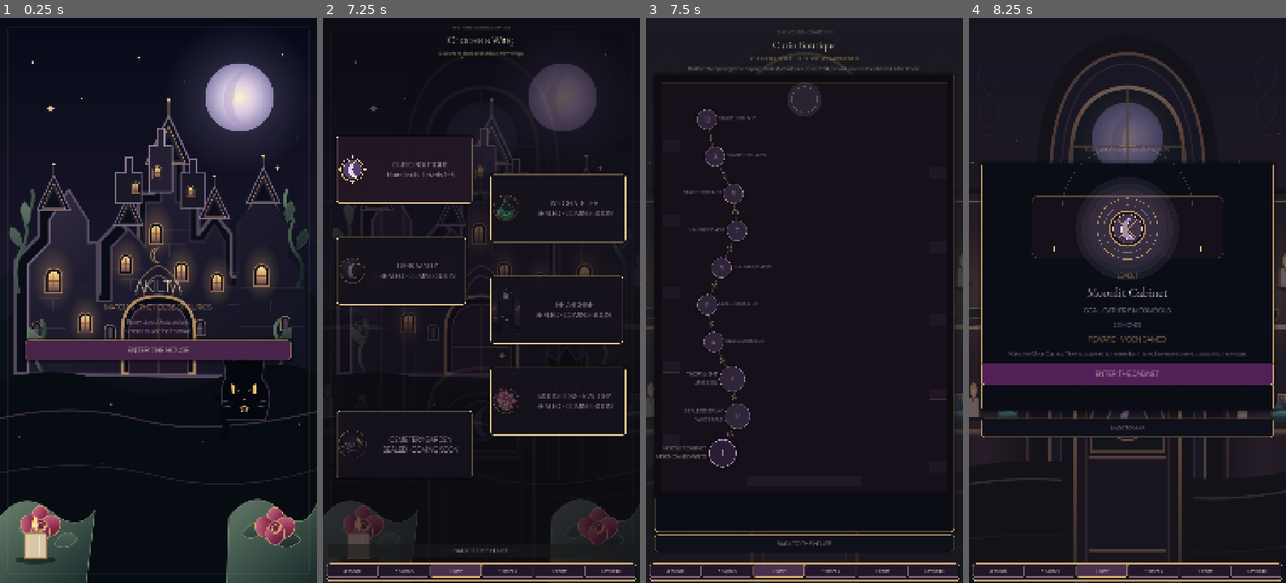
Above: before the commit, frames 1-4 (left to right).
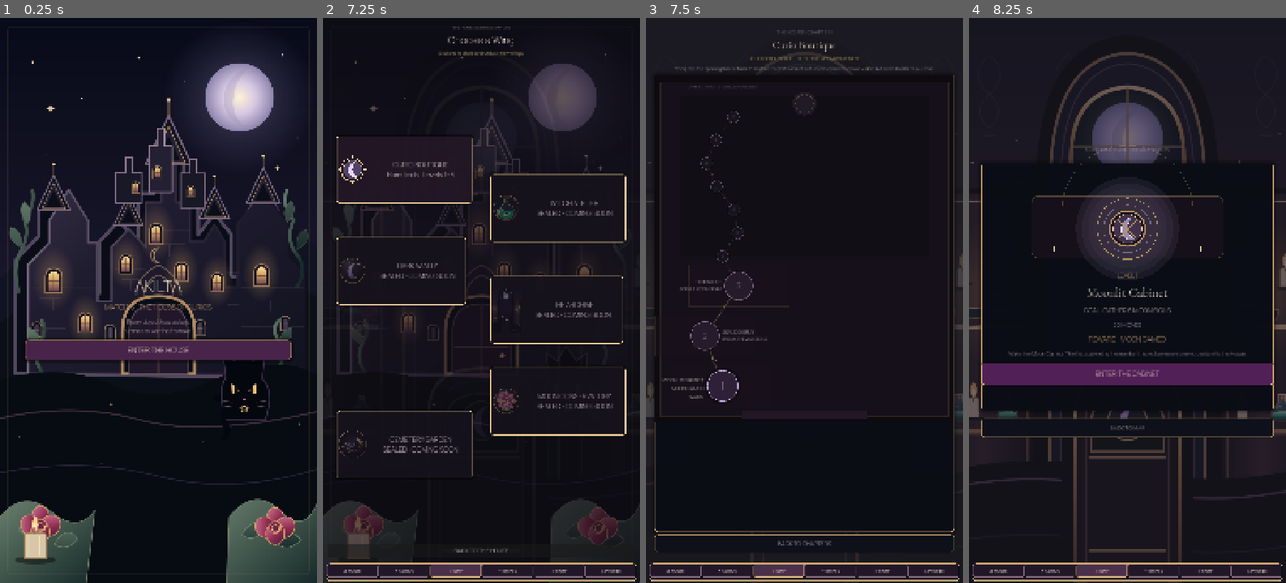
Above: after the commit, the same moments.

Repository: Jay-prodesign/akilta-match3
Game: Godot game, scene res://src/app/app_bootstrap.tscn
Same seed, same stepped clock (60 frames per second), same inputs: the game is played once before the commit and once after it.
Inputs:
- Up to frame 1 (0.25 s): no input
- Up to frame 2 (7.25 s): click "ENTER THE HOUSE" at 0.5 s; click "RELIQUARY · 0 / 3" at 1.25 s; click "BACK TO THE HOUSE" at 2 s; click "OPEN CURIO MAP" at 2.75 s; click "BACK TO THE HOUSE" at 3.5 s; click "⌂ HOUSE" at 4.25 s; click "✦ CURIOS" at 5 s; click "⌂ HOUSE" at 5.75 s; click "☾ MAP" at 6.5 s
- Up to frame 3 (7.5 s): click "CURIO BOUTIQUE Rare finds · L…" at 7.25 s
- Up to frame 4 (8.25 s): click "1" at 8 s

Frames 1-2 are identical in both runs. In frame 3, 5.0% of the frame differs, in the area x 2-96%, y 8-94%; in frame 4, nothing differs.

Commit message:
product: prioritize the authored opening trio on chapter map

Diff:
--- a/src/ui/map/chapter_map.tscn
+++ b/src/ui/map/chapter_map.tscn
@@ -76,7 +76,7 @@
 layout_mode = 2
 theme_override_colors/font_color = Color(0.851, 0.804, 0.835, 1)
 theme_override_font_sizes/font_size = 16
-text = "Restore the opening three displays. Each ritual unlocks the next cabinet and leaves a Curio behind in the House."
+text = "Complete the opening three rituals to restore the first cabinet set. Upper cabinets remain visible but sealed for later journeys."
 horizontal_alignment = 1
 autowrap_mode = 2
 
@@ -91,7 +91,7 @@
 vertical_scroll_mode = 1
 
 [node name="RouteView" type="Control" parent="Layout/RoutePanel/Scroll"]
-custom_minimum_size = Vector2(460, 1500)
+custom_minimum_size = Vector2(460, 1180)
 layout_mode = 2
 size_flags_horizontal = 3
 mouse_filter = 0
@@ -103,4 +103,4 @@
 theme_override_colors/font_color = Color(0.945, 0.91, 0.866, 1)
 theme_override_font_sizes/font_size = 20
 theme_override_styles/normal = SubResource("Back")
-text = "BACK TO THE HOUSE"
+text = "BACK TO CHAPTERS"
--- a/src/ui/map/chapter_route_view.gd
+++ b/src/ui/map/chapter_route_view.gd
@@ -6,17 +6,13 @@
 const GOLD := Color("#D8B56A")
 const LILAC := Color("#BFA5D8")
 const BONE := Color("#F1E8DD")
-const MIST := Color("#D9CDD5")
-const VELVET := Color("#17131B")
 const PLUM := Color("#241A27")
-const INK := Color("#100D12")
 
 @export var canonical_level_cap: int = 1
 @export var visible_route_levels: int = 10
 @export var route_width: float = 460.0
-@export var vertical_spacing: float = 126.0
-@export var top_margin: float = 150.0
-@export var bottom_margin: float = 155.0
+@export var top_margin: float = 120.0
+@export var bottom_margin: float = 125.0
 
 var progress
 var _level_buttons: Dictionary = {}
@@ -48,9 +44,19 @@
 	_level_labels.clear()
 	_centers.clear()
 
-	var content_height := top_margin + bottom_margin + float(max(0, visible_route_levels - 1)) * vertical_spacing
+	var content_height := 1180.0
 	custom_minimum_size = Vector2(route_width, content_height)
 	size = custom_minimum_size
+
+	var future_caption := Label.new()
+	future_caption.name = "FutureCabinetsCaption"
+	future_caption.position = Vector2(70.0, 28.0)
+	future_caption.size = Vector2(route_width - 140.0, 34.0)
+	future_caption.text = "UPPER CABINETS · SEALED FOR LATER"
+	future_caption.horizontal_alignment = HORIZONTAL_ALIGNMENT_CENTER
+	future_caption.add_theme_font_size_override("font_size", 14)
+	future_caption.add_theme_color_override("font_color", Color("#A993AE"))
+	add_child(future_caption)
 
 	for level_number in range(1, visible_route_levels + 1):
 		var center := _center_for(level_number, content_height)
@@ -58,7 +64,7 @@
 
 		var button := Button.new()
 		button.name = "Level%d" % level_number
-		var diameter := 96.0 if level_number == 1 else (88.0 if level_number <= 3 else 70.0)
+		var diameter := 108.0 if level_number == 1 else (100.0 if level_number <= 3 else 42.0)
 		button.position = center - Vector2.ONE * diameter * 0.5
 		button.size = Vector2.ONE * diameter
 		button.focus_mode = Control.FOCUS_ALL
@@ -69,17 +75,18 @@
 
 		var label := Label.new()
 		label.name = "Label%d" % level_number
-		label.size = Vector2(176.0, 58.0)
+		label.size = Vector2(156.0, 64.0)
 		label.vertical_alignment = VERTICAL_ALIGNMENT_CENTER
 		label.autowrap_mode = TextServer.AUTOWRAP_WORD_SMART
-		label.add_theme_font_size_override("font_size", 18 if level_number <= 3 else 15)
-		label.add_theme_color_override("font_color", BONE if level_number == 1 else Color("#D2C4D7"))
-		var on_right := center.x < route_width * 0.5
+		label.add_theme_font_size_override("font_size", 17 if level_number == 1 else 15)
+		label.add_theme_color_override("font_color", BONE if level_number == 1 else Color("#D7CAD9"))
+		label.visible = level_number <= 3
+		var on_right := center.x < route_width * 0.50
 		if on_right:
-			label.position = Vector2(center.x + diameter * 0.58, center.y - 32.0)
+			label.position = Vector2(center.x + diameter * 0.60, center.y - 32.0)
 			label.horizontal_alignment = HORIZONTAL_ALIGNMENT_LEFT
 		else:
-			label.position = Vector2(center.x - diameter * 0.58 - label.size.x, center.y - 32.0)
+			label.position = Vector2(center.x - diameter * 0.60 - label.size.x, center.y - 32.0)
 			label.horizontal_alignment = HORIZONTAL_ALIGNMENT_RIGHT
 		add_child(label)
 		_level_labels[level_number] = label
@@ -87,11 +94,19 @@
 	queue_redraw()
 
 func _center_for(level_number: int, content_height: float) -> Vector2:
-	var index := float(level_number - 1)
-	var wave := sin(index * 1.24) * 54.0
-	var x := route_width * 0.5 + wave
-	var y := content_height - bottom_margin - index * vertical_spacing
-	return Vector2(x, y)
+	var base_y := content_height - bottom_margin
+	match level_number:
+		1:
+			return Vector2(route_width * 0.50, base_y)
+		2:
+			return Vector2(route_width * 0.37, base_y - 170.0)
+		3:
+			return Vector2(route_width * 0.62, base_y - 340.0)
+		_:
+			var future_index := float(level_number - 4)
+			var x := route_width * 0.50 + sin(future_index * 1.17) * 55.0
+			var y := base_y - 440.0 - future_index * 79.0
+			return Vector2(x, y)
 
 func _request(level_number: int) -> void:
 	if level_number <= canonical_level_cap and (progress == null or level_number <= int(progress.highest_level_unlocked)):
@@ -110,108 +125,92 @@
 		button.disabled = not open
 		button.text = "✓" if completed else str(level_number)
 		button.tooltip_text = _tooltip_for(level_number)
-		label.text = _caption(level_number, completed, open)
+		label.text = _caption(level_number, completed)
 		_apply_node_style(button, completed, open)
 	queue_redraw()
 
 func _tooltip_for(level_number: int) -> String:
 	match level_number:
 		1: return "Moonlit Cabinet · Moon Cameo"
-		2: return "Sealed Display · Wax Seals"
-		3: return "Thornlight Arrangement · Line Sigil"
-		_: return "Sealed display · Level %d" % level_number
-
-func _caption(level_number: int, completed: bool, open: bool) -> String:
+		2: return "Sealed Display · Wax Seals · Moth Reliquary"
+		3: return "Thornlight Arrangement · Line Sigil · Thorned Locket"
+		_: return "Upper cabinet %d · sealed for later" % level_number
+
+func _caption(level_number: int, completed: bool) -> String:
 	if level_number == 1:
 		return "MOONLIT CABINET\n%s" % ("MOON CAMEO AWAKENED" if completed else "MOON CAMEO WAITS")
 	if level_number == 2:
-		return "SEALED DISPLAY\nWAX SEALS"
+		return "SEALED DISPLAY\n%s" % ("MOTH RELIQUARY RECOVERED" if completed else "BREAK THE WAX SEALS")
 	if level_number == 3:
-		return "THORNLIGHT\nLINE SIGIL"
-	if not open:
-		return "SEALED DISPLAY %02d" % level_number
-	return "DISPLAY %02d · READY" % level_number
+		return "THORNLIGHT\n%s" % ("THORNED LOCKET RECOVERED" if completed else "FORM A MOON BEAM")
+	return ""
 
 func _apply_node_style(button: Button, completed: bool, open: bool) -> void:
 	var box := StyleBoxFlat.new()
 	var level_number := int(button.name.trim_prefix("Level"))
-	var radius := 61 if level_number == 1 else (53 if level_number <= 3 else 44)
+	var radius := 54 if level_number == 1 else (50 if level_number <= 3 else 21)
 	box.set_corner_radius_all(radius)
-	box.set_border_width_all(3 if open else 2)
-	box.shadow_color = Color(0, 0, 0, 0.42)
-	box.shadow_size = 10 if open else 6
+	box.set_border_width_all(3 if level_number <= 3 else 1)
+	box.shadow_color = Color(0, 0, 0, 0.46)
+	box.shadow_size = 12 if open else 4
 	if completed:
-		box.bg_color = Color("#34223D")
+		box.bg_color = Color("#3B2742")
 		box.border_color = GOLD
 	elif open:
-		box.bg_color = Color("#2A1C32")
+		box.bg_color = Color("#2E2036")
 		box.border_color = LILAC
+	elif level_number <= 3:
+		box.bg_color = Color("#251B2B")
+		box.border_color = Color("#7F6C88")
 	else:
-		box.bg_color = Color("#302538")
-		box.border_color = Color("#9A83A0")
+		box.bg_color = Color("#17131B")
+		box.border_color = Color("#584B60")
 	button.add_theme_stylebox_override("normal", box)
 	var hover_style := box.duplicate() as StyleBoxFlat
 	hover_style.border_color = Color("#F4D995") if open else box.border_color
-	hover_style.shadow_size = 16 if open else 6
+	hover_style.shadow_size = 16 if open else 4
 	button.add_theme_stylebox_override("hover", hover_style)
 	button.add_theme_stylebox_override("focus", hover_style)
 	button.add_theme_stylebox_override("pressed", box)
 	button.add_theme_stylebox_override("disabled", box)
-	button.add_theme_color_override("font_color", BONE if open else Color("#D2C4D7"))
-	button.add_theme_color_override("font_disabled_color", Color("#B6A6B9"))
-	button.add_theme_font_size_override("font_size", 30 if button.name == "Level1" else (27 if int(button.name.trim_prefix("Level")) <= 3 else 22))
+	button.add_theme_color_override("font_color", BONE if open else Color("#B8A8BC"))
+	button.add_theme_color_override("font_disabled_color", Color("#8D7F93"))
+	button.add_theme_font_size_override("font_size", 34 if level_number == 1 else (29 if level_number <= 3 else 13))
 
 func _draw() -> void:
 	var content := Rect2(Vector2.ZERO, size)
-	draw_rect(content, Color("#0E0B11"), true)
-
-	# Long cabinet architecture: world context behind the interaction layer.
-	var wall := Rect2(22.0, 26.0, maxf(0.0, size.x - 44.0), maxf(0.0, size.y - 52.0))
+	draw_rect(content, Color("#0D0A10"), true)
+
+	var wall := Rect2(18.0, 22.0, maxf(0.0, size.x - 36.0), maxf(0.0, size.y - 44.0))
 	draw_rect(wall, Color("#151019"), true)
-	var wall_line := Color(GOLD)
-	wall_line.a = 0.14
-	draw_rect(wall, wall_line, false, 2.0)
-
-	# Moon window crowns the sealed route.
-	var moon_center := Vector2(size.x * 0.50, 82.0)
-	var moon_glow := Color(LILAC)
-	moon_glow.a = 0.13
-	draw_circle(moon_center, 58.0, moon_glow)
-	draw_arc(moon_center, 44.0, 0.0, TAU, 48, Color(GOLD, 0.34), 2.0)
-	draw_line(moon_center + Vector2(-38, 0), moon_center + Vector2(38, 0), Color(GOLD, 0.12), 1.0)
-	draw_line(moon_center + Vector2(0, -38), moon_center + Vector2(0, 38), Color(GOLD, 0.12), 1.0)
-
-	# Route rises from the House threshold through all ten numbered displays.
-	var route_points := PackedVector2Array()
-	for level_number in range(1, visible_route_levels + 1):
-		route_points.append(get_level_center(level_number))
-	var route_color := Color(GOLD)
-	route_color.a = 0.28
-	if route_points.size() > 1:
-		draw_polyline(route_points, route_color, 3.0, true)
-
-	# House-native route seals replace generic three-star/candy-map shorthand.
+	draw_rect(wall, Color(GOLD, 0.15), false, 2.0)
+
+	var future_zone := Rect2(82.0, 70.0, size.x - 164.0, 545.0)
+	draw_rect(future_zone, Color("#110E15", 0.72), true)
+	draw_rect(future_zone, Color(LILAC, 0.13), false, 1.2)
+
+	var moon_center := Vector2(size.x * 0.50, 96.0)
+	draw_circle(moon_center, 40.0, Color(LILAC, 0.08))
+	draw_arc(moon_center, 31.0, 0.0, TAU, 42, Color(GOLD, 0.26), 1.7)
+
 	for level_number in range(1, visible_route_levels):
 		var a := get_level_center(level_number)
 		var b := get_level_center(level_number + 1)
+		var route_color := Color(GOLD, 0.42 if level_number < 3 else 0.12)
+		var width := 4.0 if level_number < 3 else 1.5
+		draw_line(a, b, route_color, width, true)
 		var p := a.lerp(b, 0.5)
-		draw_circle(p, 9.0, PLUM)
-		draw_arc(p, 9.0, 0.0, TAU, 20, Color(GOLD, 0.46), 2.0)
-		draw_line(p + Vector2(-4.5, 0), p + Vector2(4.5, 0), Color(GOLD, 0.34), 1.2)
-		draw_line(p + Vector2(0, -4.5), p + Vector2(0, 4.5), Color(GOLD, 0.34), 1.2)
-
-	# Narrow shelf/alcove hints prevent the scroll from feeling like an empty list.
-	for shelf_index in range(5):
-		var y := 220.0 + float(shelf_index) * 250.0
-		var left := Rect2(24.0, y, 58.0, 40.0)
-		var right := Rect2(size.x - 82.0, y + 92.0, 58.0, 40.0)
-		draw_rect(left, Color("#201624"), true)
-		draw_rect(right, Color("#201624"), true)
-		draw_line(left.position + Vector2(0, left.size.y), left.end, Color(GOLD, 0.15), 1.5)
-		draw_line(right.position + Vector2(0, right.size.y), right.end, Color(GOLD, 0.15), 1.5)
-
-	# Entry threshold anchors Level 1 to the House below.
+		var seal_radius := 8.0 if level_number < 3 else 4.0
+		draw_circle(p, seal_radius, PLUM)
+		draw_arc(p, seal_radius, 0.0, TAU, 18, Color(GOLD, 0.48 if level_number < 3 else 0.18), 1.2)
+
+	for level_number in range(1, 4):
+		var center := get_level_center(level_number)
+		var alcove := Rect2(center.x - 170.0, center.y - 70.0, 340.0, 140.0)
+		draw_rect(alcove, Color("#1C141F", 0.42), true)
+		draw_rect(alcove, Color(GOLD, 0.12 if level_number > 1 else 0.20), false, 1.3)
+
 	var first_center := get_level_center(1)
-	var threshold := Rect2(size.x * 0.31, first_center.y + 78.0, size.x * 0.38, 34.0)
+	var threshold := Rect2(size.x * 0.29, first_center.y + 82.0, size.x * 0.42, 30.0)
 	draw_rect(threshold, Color("#211725"), true)
-	draw_line(threshold.position, threshold.position + Vector2(threshold.size.x, 0), Color(GOLD, 0.30), 2.0)
+	draw_line(threshold.position, threshold.position + Vector2(threshold.size.x, 0), Color(GOLD, 0.30), 1.7)
Not shown, changed: .github/workflows/level1-web.yml
Not shown, changed: .github/workflows/p0-headless.yml
Not shown, changed: .github/workflows/p0-visual.yml
